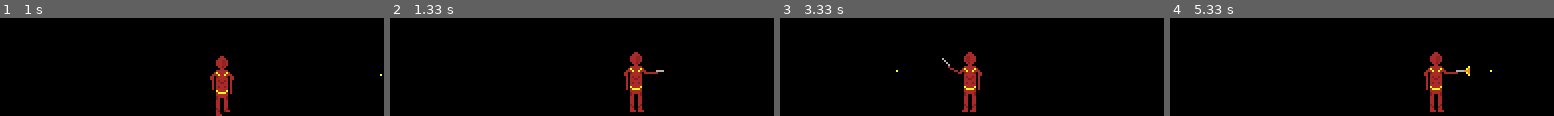
Above: before the commit, frames 1-4 (left to right).
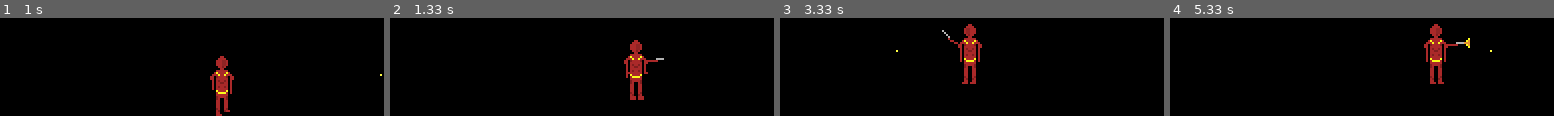
Above: after the commit, the same moments.

Repository: aavina/jubal-pygame
Game: pygame game, started from Game.py
Same seed, same stepped clock (60 frames per second), same inputs: the game is played once before the commit and once after it.
Inputs:
- Up to frame 1 (1 s): tap Space at 0.33, 0.73 s; hold Right from 0.67 s (still down)
- Up to frame 2 (1.33 s): tap Space at 1.03, 1.23 s; release Right at 1.13 s; hold Up from 1.17 s (still down)
- Up to frame 3 (3.33 s): release Up at 1.47 s; hold Right 1.5-1.97 s; tap Space at 1.57, 1.87, 2.07, 2.37, 2.63, 2.93, 3.07 s; hold Left 2-2.53 s; hold Left 2.57-2.97 s; hold Up from 3 s (still down)
- Up to frame 4 (5.33 s): release Up at 3.37 s; hold Right 3.4-4.03 s; tap Space at 3.47, 3.77, 4.13, 4.43, 4.63, 4.93, 5.13 s; hold Left 4.07-4.53 s; hold Right 4.57-5.03 s; hold Up from 5.07 s (still down)

Frame 1 is identical in both runs. In frame 2, 1.8% of the frame differs, in the area x 60-72%, y 22-96%; in frame 3, 2.8%; in frame 4, 3.0%, in the area x 66-84%, y 6-96%.

Commit message:
Fixed jumping logic

Diff:
--- a/Game.py
+++ b/Game.py
@@ -108,13 +108,15 @@
         player.moveRight()
     elif keyinput.wasKeyPressed(K_SPACE):
         player.shoot()
-    elif keyinput.wasKeyPressed(K_UP):
-        player.jump()
     elif keyinput.wasKeyPressed(K_ESCAPE):
         pygame.quit()
         sys.exit()
     else:
         player.stopMoving()
+
+    # Vertical logic
+    if keyinput.wasKeyPressed(K_UP):
+        player.jump()
 
     # Draw player
     player.draw()
--- a/Player.py
+++ b/Player.py
@@ -138,8 +138,9 @@
 
 
 	def jump(self):
-		self.jumping = True
-		jumpClock = pygame.time.get_ticks()
+		if not self.jumping and not self.falling:
+			self.jumping = True
+			self.jumpClock = pygame.time.get_ticks()
 
 
 	def shoot(self):
